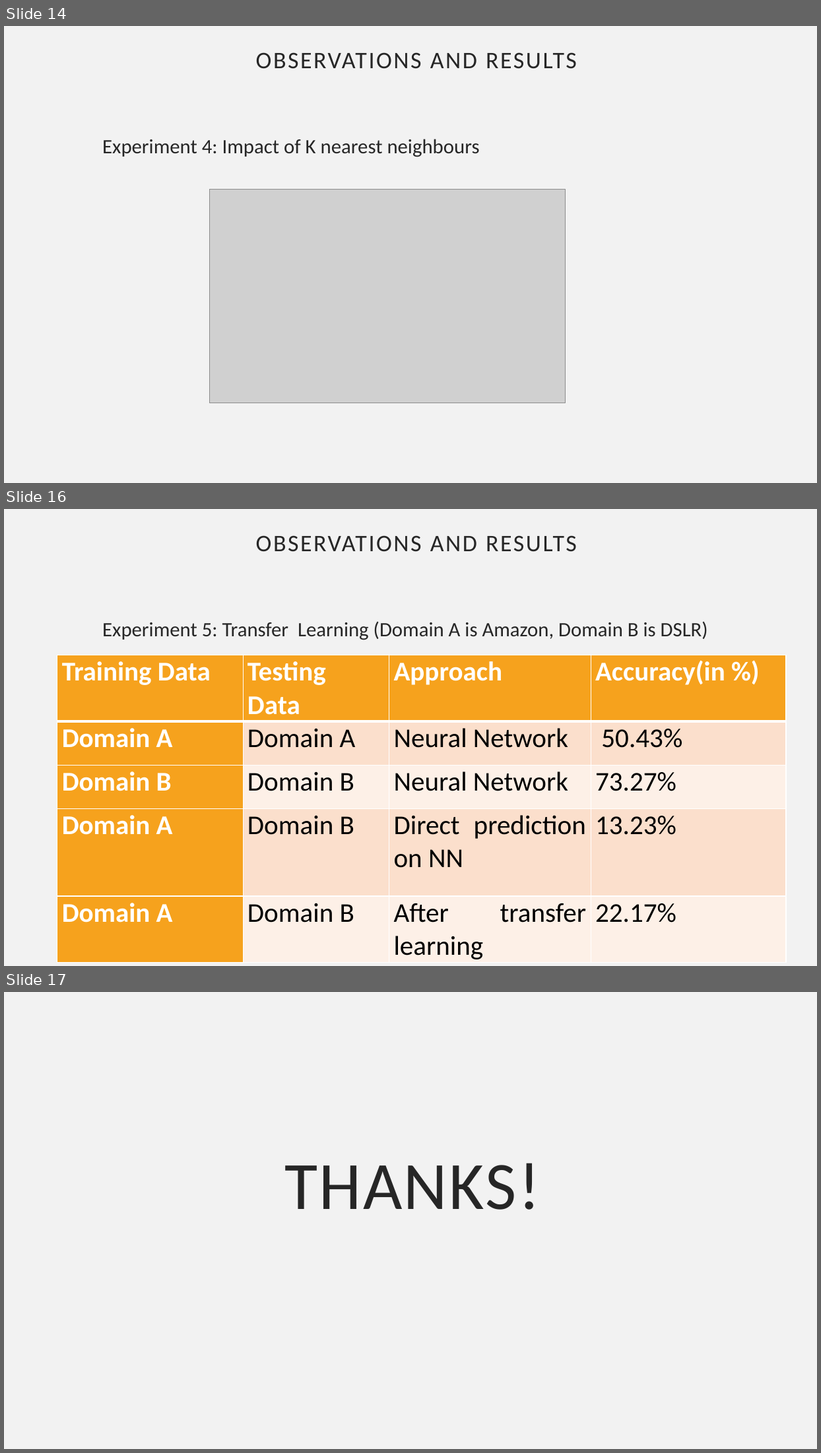
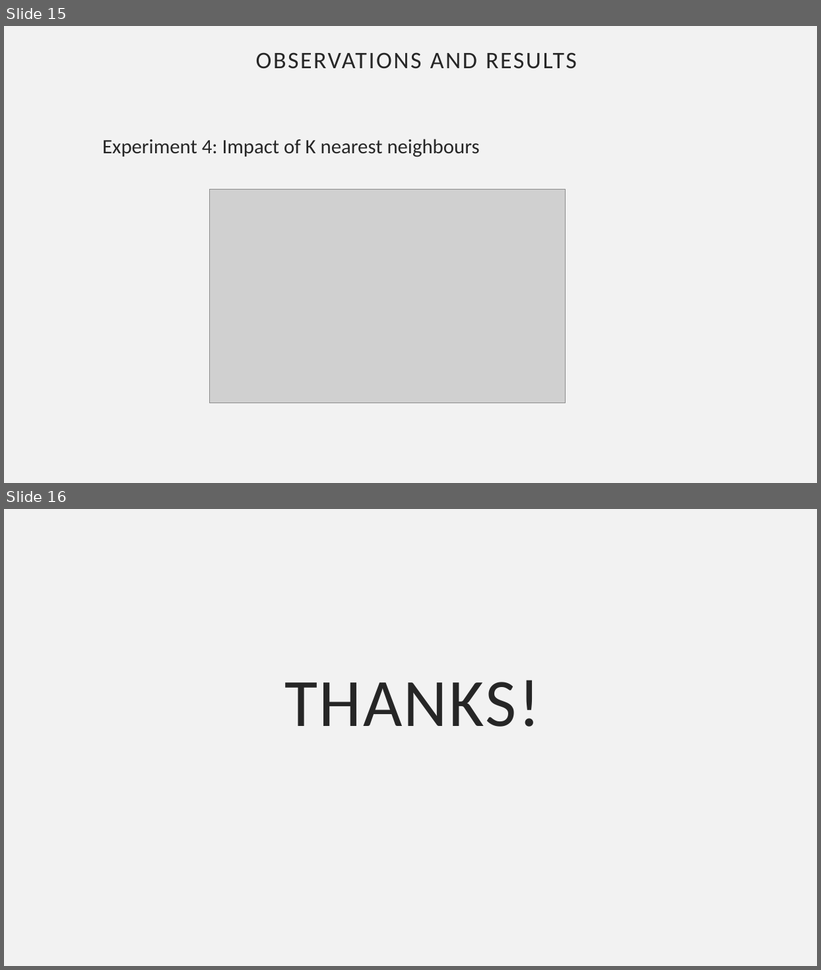
Before and after one commit to samrudh/ARC-t-paper-implementation, a slide deck: presentation.pptx. Shown one above the other, each under a label of ours: slides 14, 16 and 17 before the commit, slides 15 and 16 after it; the slides between them are not shown. The pictures are 821x1453 and 821x970 pixels, drawn with LibreOffice and Linux fonts; fonts in the diff are those of the drawing; grey boxes stand for pictures. Boxes give left, top, right and bottom in pixels: in the first picture for what was removed or moved away, otherwise in the second. Text is boxed around its words. In the diff, an @@ line names an element or a change of style, - is before the commit and + after.

```diff
--- a/presentation.pptx
+++ b/presentation.pptx
@@ slide 16 removed at [4,509,817,966], background #F2F2F2 @@
@@ title removed at [256,535,577,552] @@
-OBSERVATIONS AND RESULTS
@@ text removed at [102,621,708,640] @@
-Experiment 5: Transfer Learning (Domain A is Amazon, Domain B is DSLR)
@@ table removed at [57,656,787,962], 5 rows, 4 columns @@
-Training Data | Testing Data | Approach | Accuracy(in %)
-Domain A | Domain A | Neural Network | 50.43%
-Domain B | Domain B | Neural Network | 73.27%
-Domain A | Domain B | Direct prediction on NN | 13.23%
-Domain A | Domain B | After transfer learning | 22.17%
@@ what was slide 14 is now slide 15 @@
@@ what was slide 17 is now slide 16 @@
```
Also in this commit, not shown: 1 slide changed, 1 slide added, 1 other slide removed.
